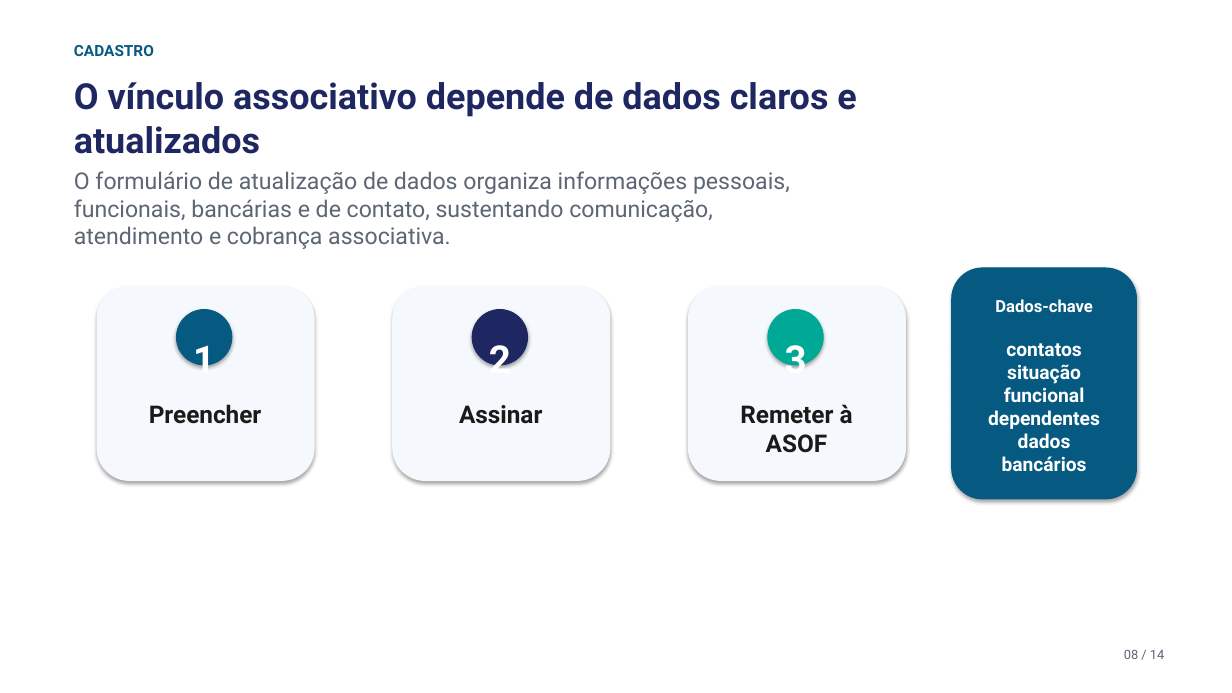
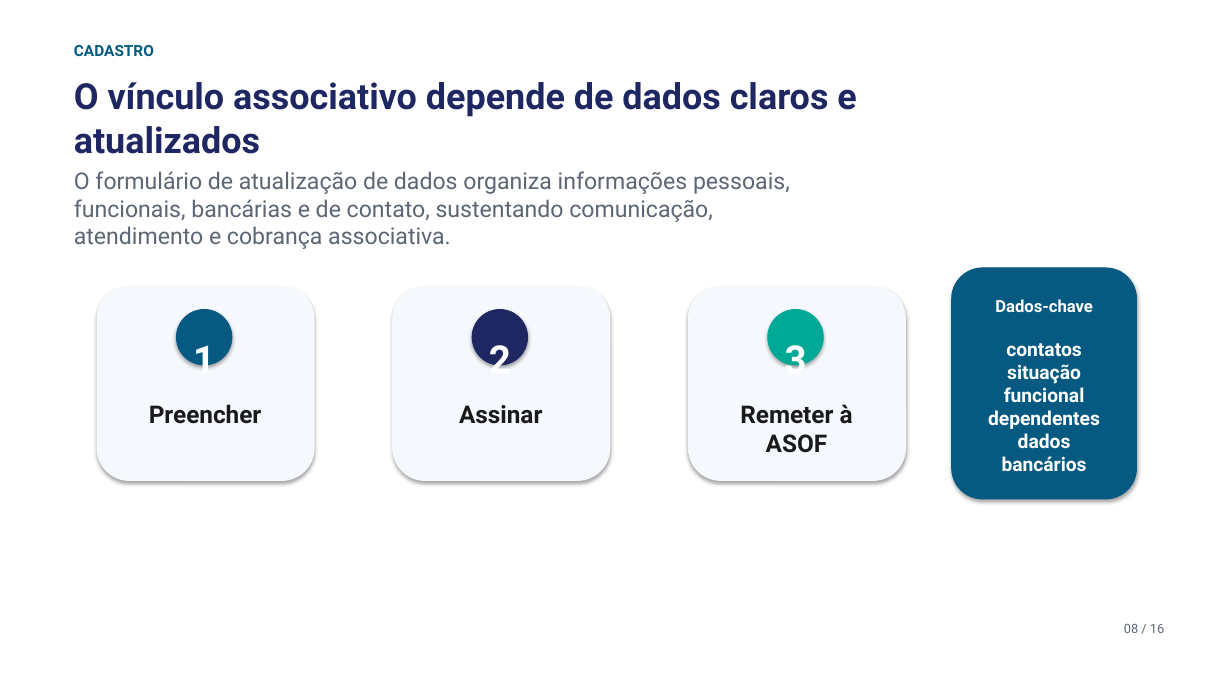
Before and after one commit to prof-ramos/onboard-asof, a slide deck: slide 8 of presentation/onboard-asof.pptx. Drawn at 1232x693 pixels with LibreOffice and Linux fonts; fonts in the diff are those of the drawing. Boxes give left, top, right and bottom in pixels: in the first picture for what was removed or moved away, otherwise in the second. Text is boxed around its words. In the diff, an @@ line names an element or a change of style, - is before the commit and + after.

```diff
--- a/presentation/onboard-asof.pptx
+++ b/presentation/onboard-asof.pptx
@@ text at <box>1124,624,1164,633</box>: text changed @@
-08 / 14
+08 / 16
```
Also in this commit, not shown: 13 other slides changed, 2 slides added, 1 other file.
